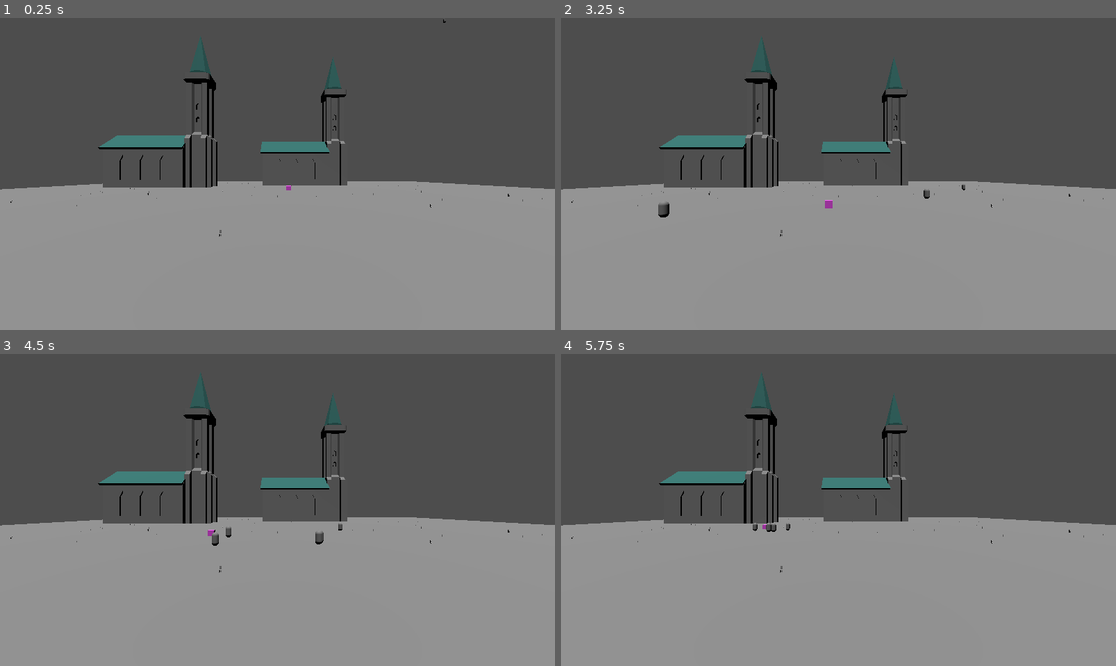
Above: before the commit, frames 1-4 (two rows, left to right).
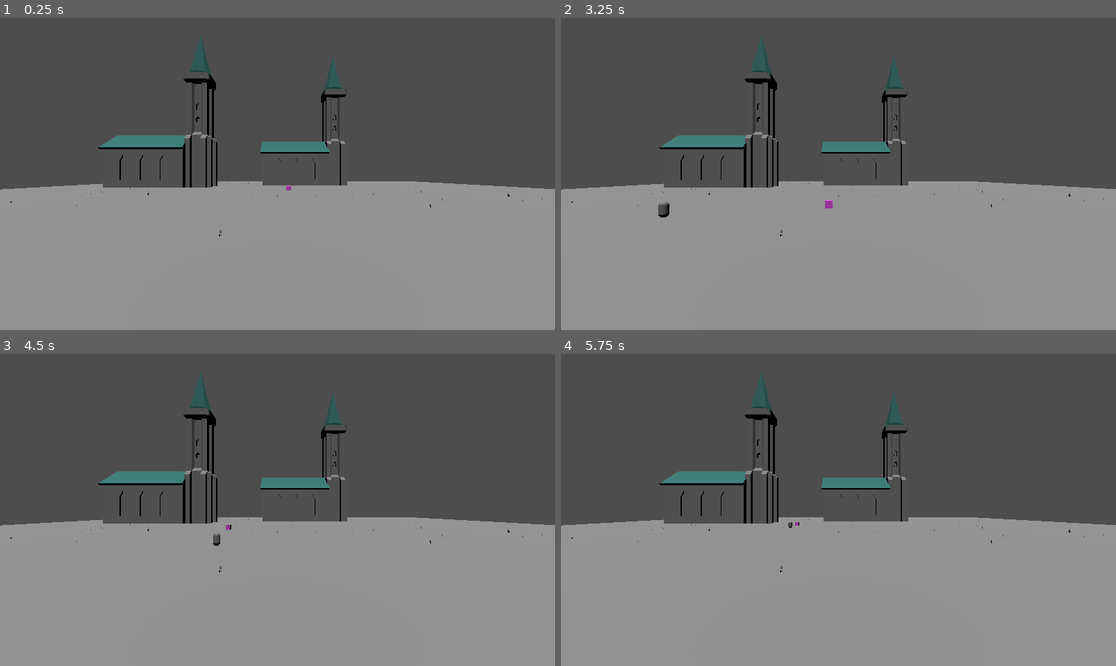
Above: after the commit, the same moments.

Repository: Tchetchouille/GMTK2024
Game: Godot game, scene res://scenes/JoelScene/JoelTestMain.tscn
Two runs of this game, one before a commit and one after it. Both use one fixed random seed, a clock stepped at 60 frames per second and the inputs below.
Inputs (mouse positions are in pixels of both pictures, inside the frame that each line leads up to):
- Up to frame 1 (0.25 s): no input
- Up to frame 2 (3.25 s): tap Enter at 0.5, 2 s; move the mouse to (960, 158) at 0.52 s; hold D (move_right) 0.53-1.28 s; click (960, 158) at 0.6 s; tap Space at 1.25 s; move the mouse to (727, 189) at 1.27 s; hold S (move_back) 1.28-2.03 s; click (727, 189) at 1.35 s; move the mouse to (894, 105) at 2.02 s; hold D (move_right) 2.03-2.78 s; click (894, 105) at 2.1 s; move the mouse to (810, 236) at 2.77 s; hold W (move_forward) from 2.78 s (still down); click (810, 236) at 2.85 s
- Up to frame 3 (4.5 s): move the mouse to (444, 556) at 3.52 s; release W (move_forward) at 3.53 s; hold A (move_left) from 3.53 s (still down); click (444, 556) at 3.6 s; move the mouse to (111, 463) at 4.27 s; click (111, 463) at 4.35 s
- Up to frame 4 (5.75 s): move the mouse to (866, 510) at 5.02 s; release A (move_left) at 5.03 s; hold S (move_back) from 5.03 s (still down); click (866, 510) at 5.1 s

The runs differ from the first frame. In frame 1, less than 0.1% of the frame differs, in the area x 79-81%, y 0-2%; in frame 2, less than 0.1%; in frame 3, 0.2%, in the area x 37-62%, y 54-62%; in frame 4, 0.1%.

Commit message:
Updated FakePlayer

Diff:
--- a/scenes/JoelScene/fake_player.gd
+++ b/scenes/JoelScene/fake_player.gd
@@ -5,7 +5,7 @@
 @export var gravity: float = 20.0
 @export var radius: float = 10.0
 @export var angular_speed: float = 1.0
-@export var knockback_strength: float = 10.0
+@export var knockback_strength: float = 100.0
 @export var knockback_duration: float = 0.5
 
 # Internal variables
@@ -45,11 +45,11 @@
 		var new_z = radius * sin(angle)
 		var circular_movement = Vector3(new_x, 0.0, new_z)
 
-		# Set the velocity based on circular movement
+		# Combine circular movement with the existing velocity
 		velocity.x = circular_movement.x
 		velocity.z = circular_movement.z
 	else:
 		print("In knockback, circular motion paused.")
 
-	# Move the character
+	# Move the character with the updated velocit
 	move_and_slide()
--- a/scripts/game_manager.gd
+++ b/scripts/game_manager.gd
@@ -2,7 +2,7 @@
 
 @export var enemy_scene: PackedScene  # The scene resource of the enemy
 @export var spawn_radius: float = 80.0  # Radius around the target where enemies will spawn
-@export var number_of_enemies: int = 5  # Number of enemies to spawn
+@export var number_of_enemies: int = 1  # Number of enemies to spawn
 @export var target: CharacterBody3D  # The target that enemies should move towards
 @export var scale_variation: float = 0.2  # Variation factor for enemy scale
 
Not shown: 1 places in scenes/Character.tscn that only renumber resources
Not shown: 1 places in scenes/JoelScene/JoelTestMain.tscn that only renumber resources
Not shown: 1 places in scenes/game_manager.tscn that only renumber resources
Not shown: 1 places in scenes/main.tscn that only renumber resources
